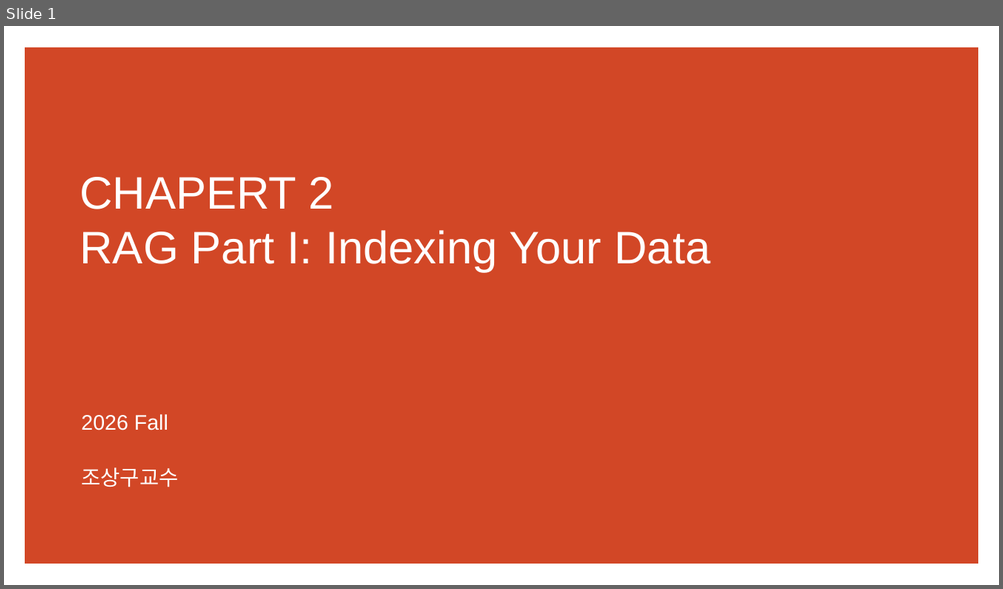
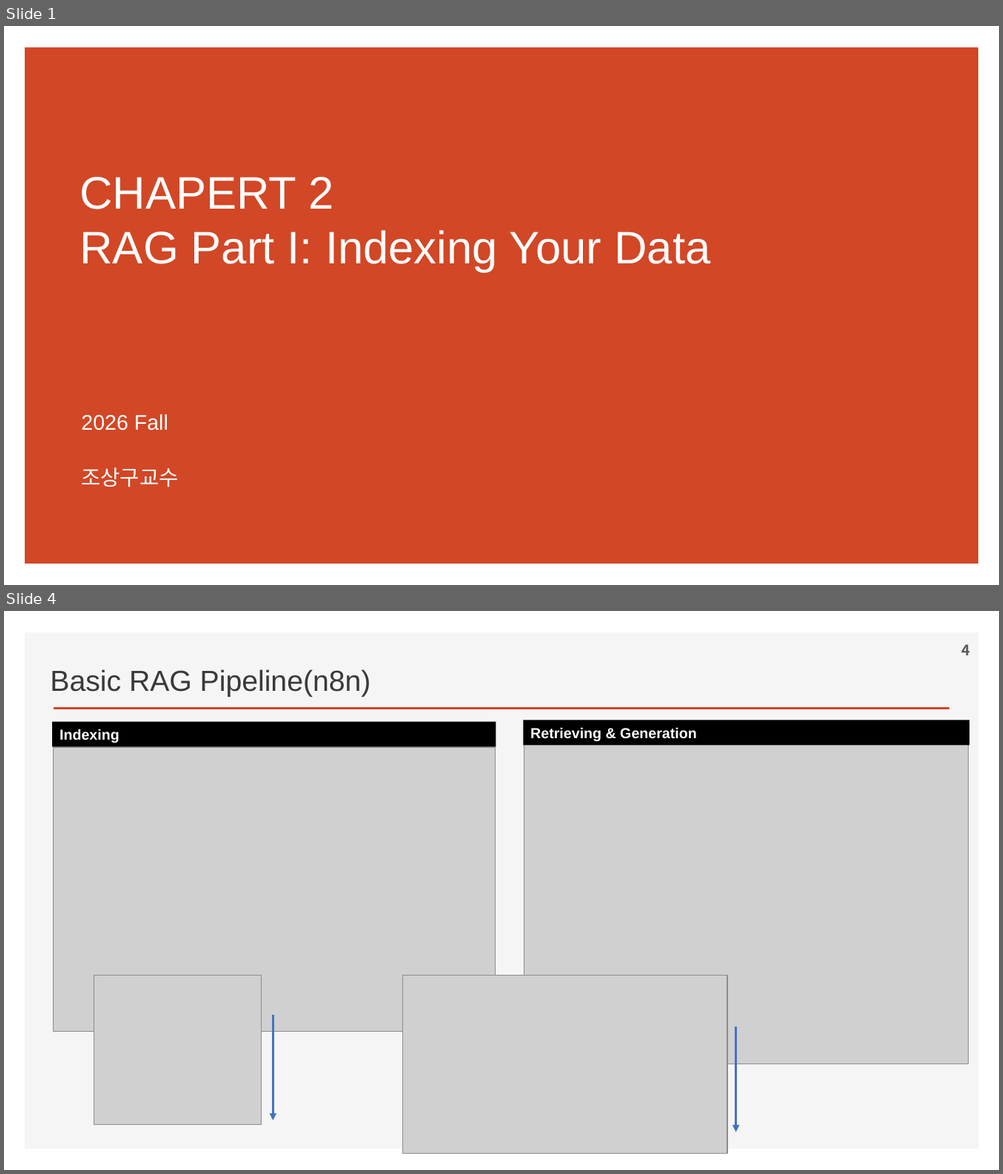
Before and after one commit to ancestor9/2026_Fall_Learning-Langchain-AI-Agent, a slide deck: ppts/CHAPTER 2 RAG Part I_Indexing Your Data.pptx. Shown one above the other, each under a label of ours: slide 1 before the commit, slides 1 and 4 after it; the slides between them are not shown. The pictures are 1003x589 and 1003x1174 pixels, drawn with LibreOffice and Linux fonts; fonts in the diff are those of the drawing; grey boxes stand for pictures; background and template pictures are left out. Boxes give left, top, right and bottom in pixels: in the first picture for what was removed or moved away, otherwise in the second. Text is boxed around its words. In the diff, an @@ line names an element or a change of style, - is before the commit and + after.

```diff
--- a/ppts/CHAPTER 2 RAG Part I_Indexing Your Data.pptx
+++ b/ppts/CHAPTER 2 RAG Part I_Indexing Your Data.pptx
@@ slide 4 added at [4, 611, 999, 1170], background #FFFFFF @@
@@ rectangle added at [25, 632, 979, 1150], fill #F5F5F5 @@
@@ page number added at [962, 644, 970, 655], 14 pt, text #595959, bold @@
+4
@@ text added at [50, 669, 371, 697], 28 pt, text #3B3838 @@
+Basic RAG Pipeline(n8n)
@@ line added from (54, 709) to (949, 709), #D24726 2 pt @@
@@ rectangle added at [523, 720, 970, 745], fill #000000, 14 pt, text #FFFFFF, bold @@
+Retrieving & Generation
@@ rectangle added at [53, 722, 495, 748], fill #000000, 14 pt, text #FFFFFF, bold @@
+Indexing
@@ picture added at [524, 743, 969, 1064] @@
@@ picture added at [54, 748, 495, 1032] @@
@@ picture added at [94, 976, 262, 1125] @@
@@ picture added at [402, 976, 727, 1154] @@
@@ arrow added from (273, 1015) to (273, 1121), #4472C4 2.25 pt @@
@@ arrow added from (736, 1027) to (736, 1133), #4472C4 2.25 pt @@
```
Also in this commit, not shown: 3 slides changed.
